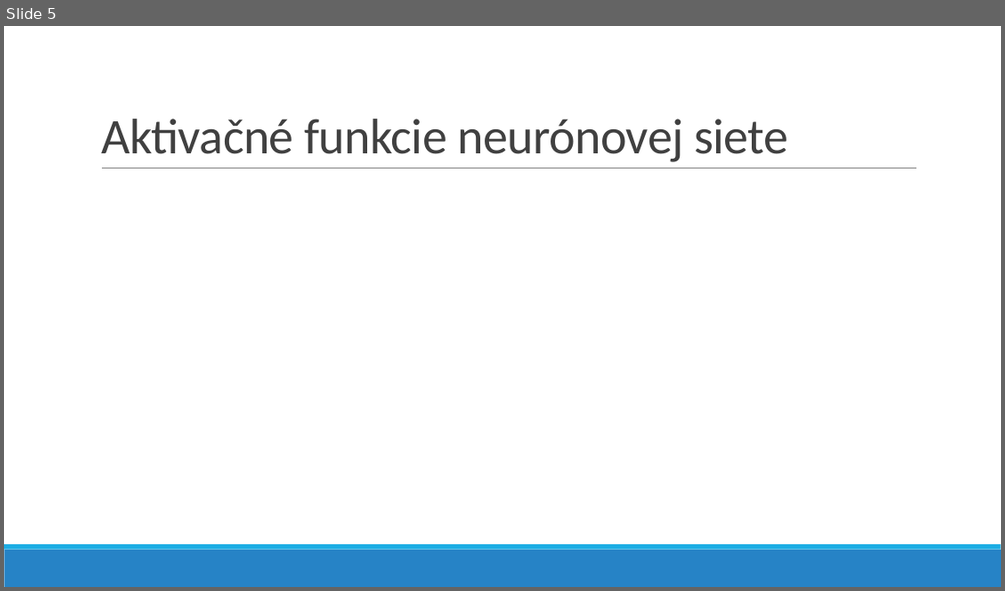
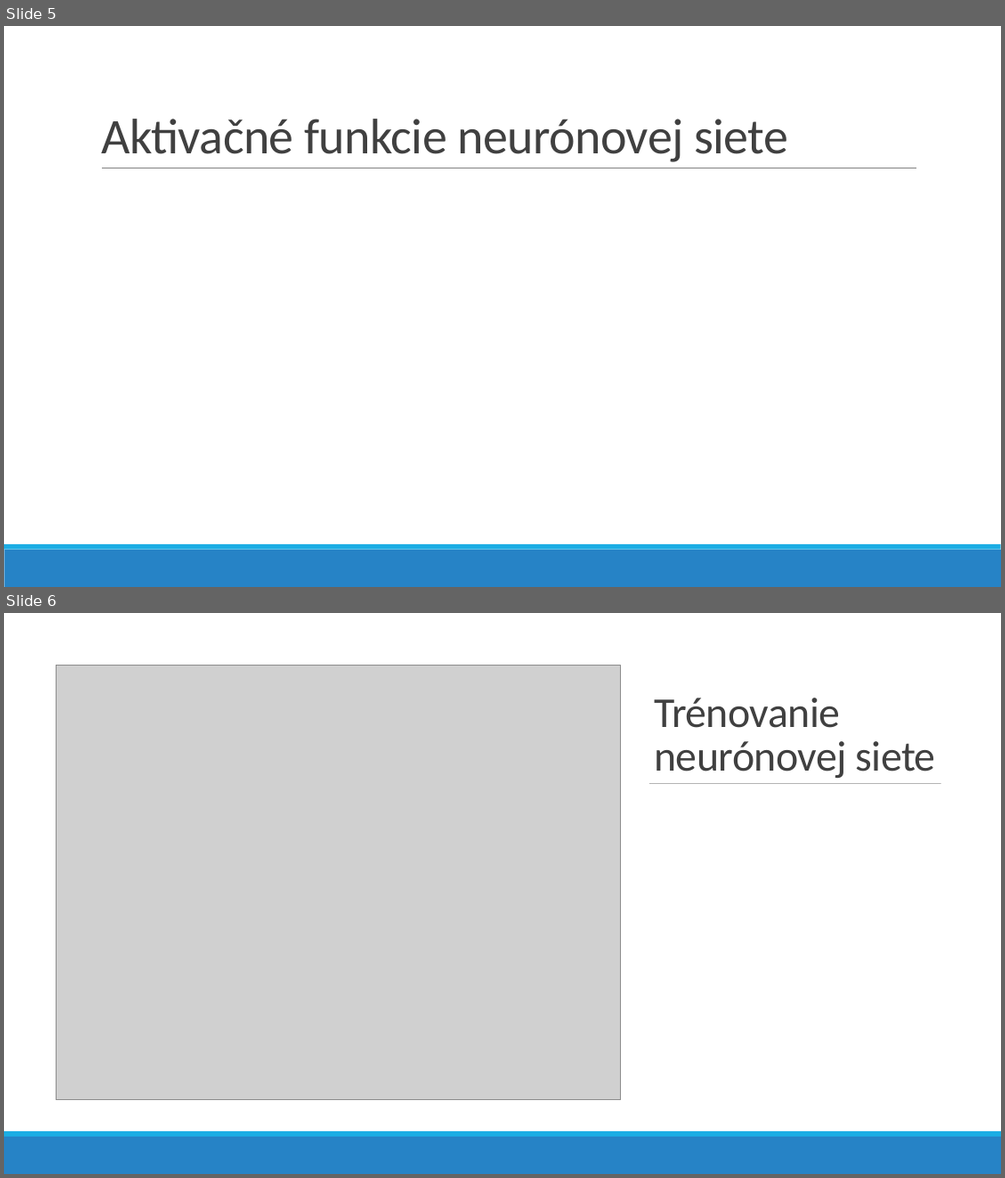
Before and after one commit to OndruskaVladimir/Ondruska_NS2020, a slide deck: Ondruška_NN_2021.pptx. Shown one above the other, each under a label of ours: slide 5 before the commit, slides 5 and 6 after it. The pictures are 1005x591 and 1005x1178 pixels, drawn with LibreOffice and Linux fonts; fonts in the diff are those of the drawing; grey boxes stand for pictures. Boxes give left, top, right and bottom in pixels: in the first picture for what was removed or moved away, otherwise in the second. Text is boxed around its words. In the diff, an @@ line names an element or a change of style, - is before the commit and + after.

```diff
--- a/Ondruška_NN_2021.pptx
+++ b/Ondruška_NN_2021.pptx
@@ slide 6 added at bbox=[4, 613, 1001, 1174], background #FFFFFF @@
@@ rectangle added at bbox=[4, 613, 1001, 1131], fill #FFFFFF @@
@@ picture added at bbox=[56, 666, 621, 1100] @@
@@ title added at bbox=[654, 698, 936, 778], 41 pt, text #404040 @@
+Trénovanie neurónovej siete
@@ line added from (649, 784) to (941, 784), #808080 0.5 pt @@
@@ rectangle added at bbox=[4, 1131, 1001, 1136], fill #1CADE4 @@
@@ rectangle added at bbox=[4, 1136, 1001, 1174], fill #2683C6 @@
```
Also in this commit, not shown: 1 slide changed, 1 other slide added, 1 other file.
